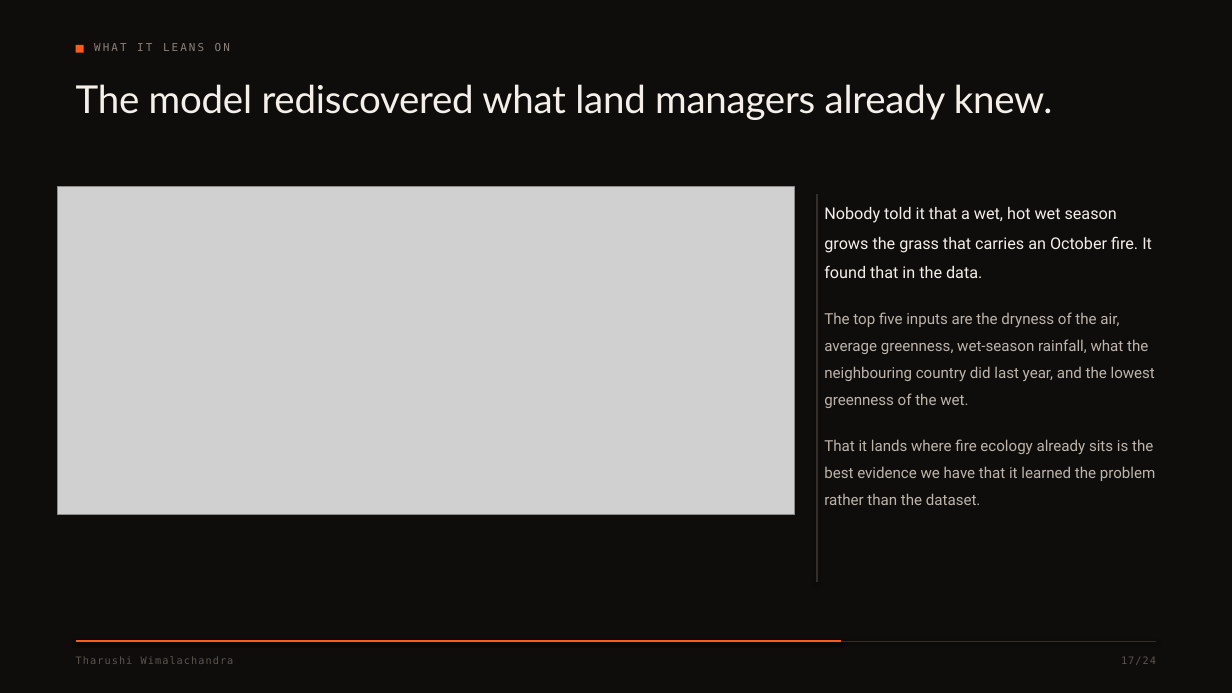
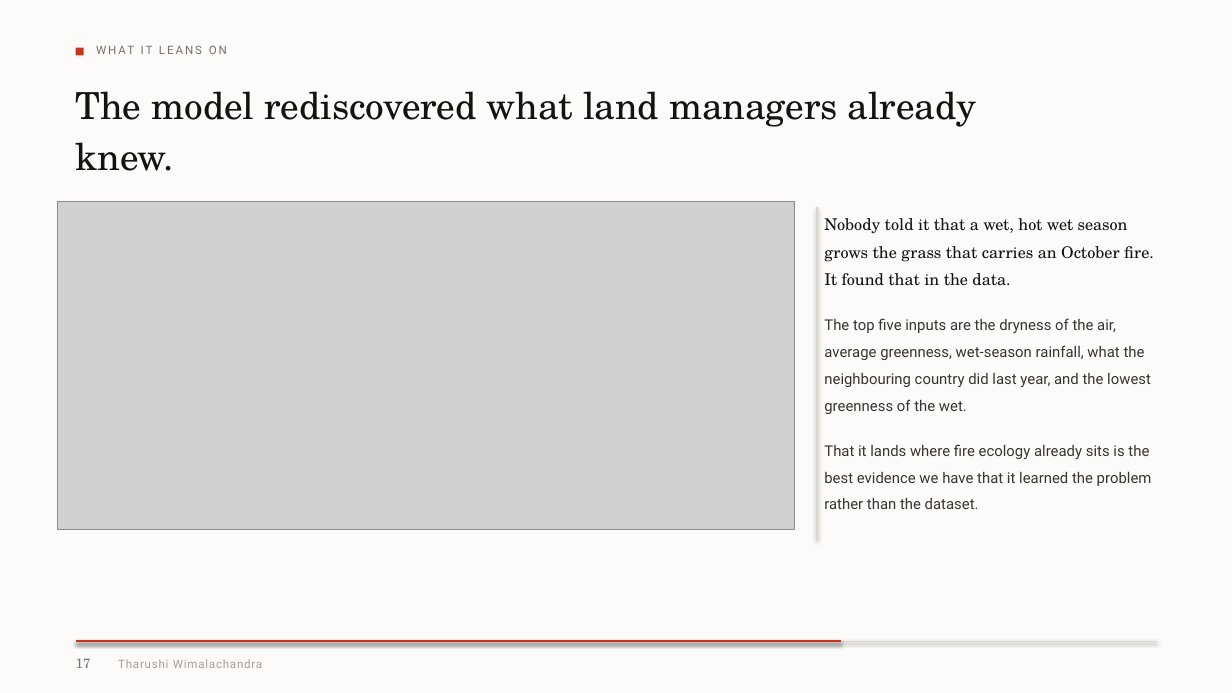
Before and after one commit to harshrastogii/PYRANTIS, a slide deck: slide 17 of reports/PYRANTIS_presentation_redesigned.pptx. Drawn at 1232x693 pixels with LibreOffice and Linux fonts; fonts in the diff are those of the drawing; grey boxes stand for pictures. Boxes give left, top, right and bottom in pixels: in the first picture for what was removed or moved away, otherwise in the second. Text is boxed around its words. In the diff, an @@ line names an element or a change of style, - is before the commit and + after.

```diff
--- a/reports/PYRANTIS_presentation_redesigned.pptx
+++ b/reports/PYRANTIS_presentation_redesigned.pptx
@@ background #0E0D0C to #FCFBF9 @@
@@ rectangle moved from (x1=76, y1=44, x2=84, y2=53) to (x1=76, y1=48, x2=84, y2=56) @@
@@ rectangle at (x1=76, y1=48, x2=84, y2=56): fill #FF5A1E to #C8341B @@
@@ text "WHAT IT LEANS ON" at (x1=487, y1=91, x2=929, y2=231): size 8.5 to 9 pt, font DejaVu Sans Mono to Roboto, text colour #8A8078 to #787066, letter spacing 1.6 to 1.5 pt @@
@@ text "The model rediscovered what land ..." at (x1=76, y1=91, x2=977, y2=171): size 30 to 29 pt, font Lato to TeX Gyre Schola, text colour #F4EFE9 to #16130F, letter spacing -0.2 to -0.1 pt; line spacing 1.06 to 1.14 @@
@@ picture moved from (x1=57, y1=187, x2=795, y2=515) to (x1=57, y1=201, x2=795, y2=530) @@
@@ line moved from (817, 194) - (817, 582) to (817, 207) - (817, 540) @@
@@ line (817, 207) - (817, 540): stroke #332E2A 0.9 pt to #DCD5CA 0.9 pt @@
@@ text "Nobody told it that a ..." moved from (x1=824, y1=207, x2=1155, y2=505) to (x1=824, y1=218, x2=1154, y2=509) @@
@@ text "Nobody told it that a ..." at (x1=824, y1=218, x2=1154, y2=509): font Roboto to TeX Gyre Schola, text colour #F4EFE9 to #16130F in "Nobody told it that a wet, hot ..."; size 11.8 to 11.6 pt, text colour #BDB4AB to #3A342E in "The top five inputs are the dryness ...", "That it lands where fire ecology already ..."; line spacing 1.5 to 1.4 @@
@@ line (76, 641) - (1156, 641): stroke #332E2A 0.9 pt to #DCD5CA 0.9 pt @@
@@ line (76, 641) - (841, 641): stroke #FF5A1E 1.6 pt to #C8341B 1.4 pt @@
@@ text at (x1=76, y1=658, x2=91, y2=668): text changed; size 8 to 10.5 pt; font DejaVu Sans Mono to TeX Gyre Schola; text colour #5C554F to #787066 @@
-17/24
+17
@@ text "Tharushi Wimalachandra" moved from (x1=76, y1=654, x2=630, y2=675) to (x1=118, y1=659, x2=262, y2=668) @@
@@ text "Tharushi Wimalachandra" at (x1=118, y1=659, x2=262, y2=668): size 8 to 9 pt, font DejaVu Sans Mono to Roboto, text colour #5C554F to #A79D91, letter spacing 0.8 to 0.6 pt @@
```
Also in this commit, not shown: 23 other slides changed, 3 other files.
